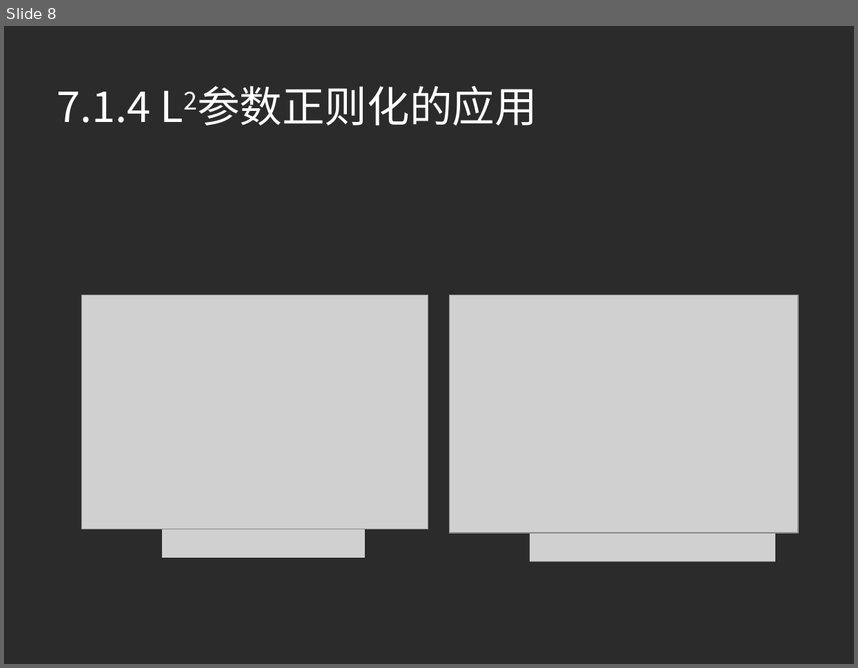
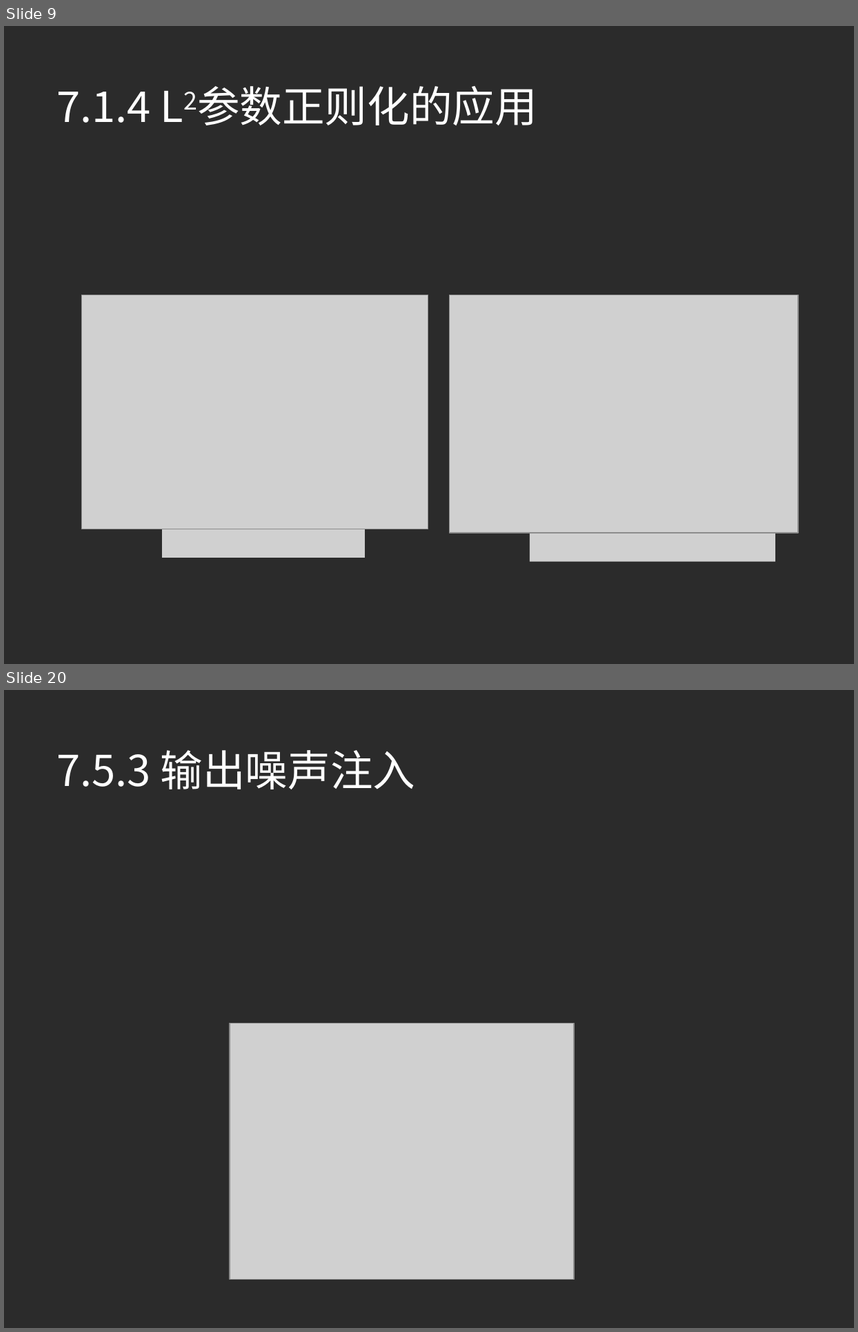
Before and after one commit to xuqinkun/Report, a slide deck: Deep Learning-7.1-7.5.pptx. Shown one above the other, each under a label of ours: slide 8 before the commit, slides 9 and 20 after it; the slides between them are not shown. The pictures are 858x668 and 858x1332 pixels, drawn with LibreOffice and Linux fonts; fonts in the diff are those of the drawing; grey boxes stand for pictures; background and template pictures are left out; a plain dark background stands for a picture behind light text. Boxes give left, top, right and bottom in pixels: in the first picture for what was removed or moved away, otherwise in the second. Text is boxed around its words. In the diff, an @@ line names an element or a change of style, - is before the commit and + after.

```diff
--- a/Deep Learning-7.1-7.5.pptx
+++ b/Deep Learning-7.1-7.5.pptx
@@ slide 20 added at (x1=4, y1=690, x2=854, y2=1328), background picture (left out) @@
@@ title added at (x1=56, y1=750, x2=416, y2=789), 36 pt, text #FFFFFF @@
+7.5.3 输出噪声注入
@@ picture added at (x1=230, y1=1023, x2=575, y2=1279) @@
@@ what was slide 8 is now slide 9 @@
```
Also in this commit, not shown: 2 slides changed, 9 other slides added.
